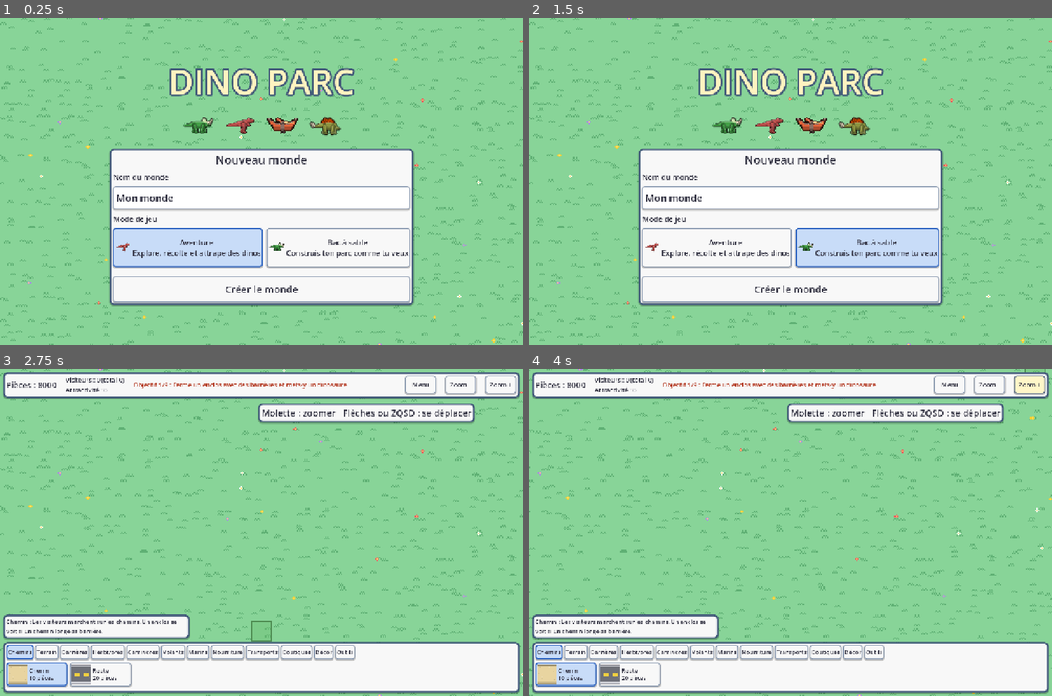
Above: before the commit, frames 1-4 (two rows, left to right).
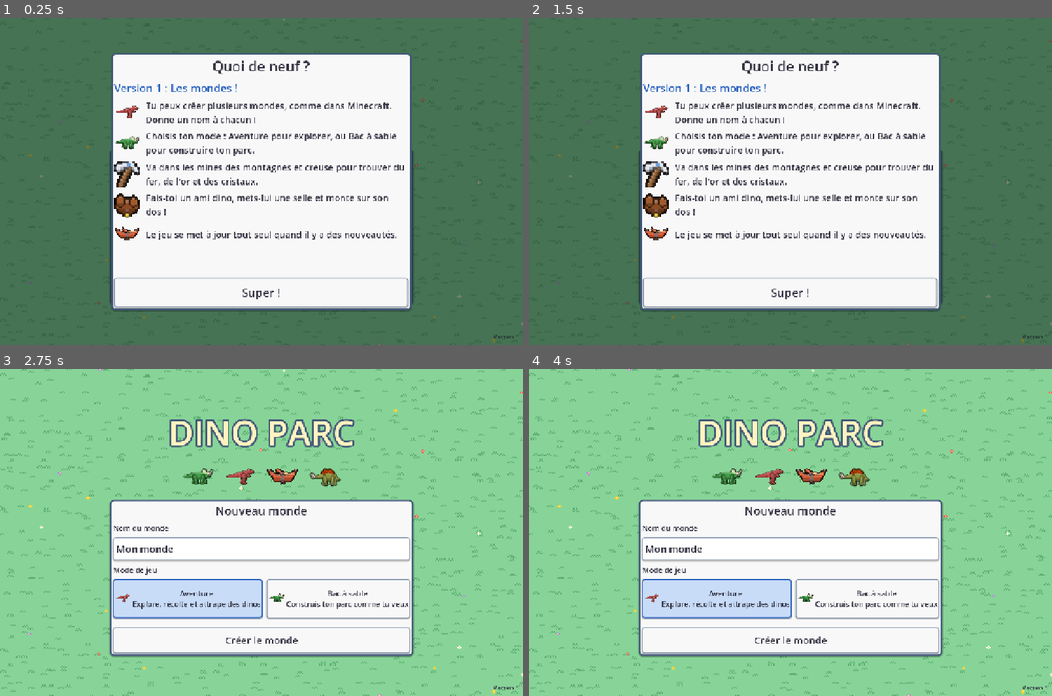
Above: after the commit, the same moments.

Repository: kevindjf/dino-parc
Game: Godot game, scene res://main.tscn
Same seed, same stepped clock (60 frames per second), same inputs: the game is played once before the commit and once after it.
Inputs (mouse positions are in pixels of both pictures, inside the frame that each line leads up to):
- Up to frame 1 (0.25 s): no input
- Up to frame 2 (1.5 s): click "Aventure Explore, récolte et …" at 0.5 s; click "Bac à sable Construis ton par…" at 1.25 s
- Up to frame 3 (2.75 s): click "Créer le monde" at 2 s
- Up to frame 4 (4 s): click (989, 385) at 2.75 s, where only the run before the commit has a clickable "Zoom −"; click (1031, 385) at 3.5 s, where only the run before the commit has a clickable "Zoom +"

The runs differ from the first frame. In frame 1, 82% of the frame differs, in the area x 0-100%, y 0-100%; in frame 2, 82%; in frame 3, 54%; in frame 4, 57%.

Commit message:
feat: add kid-friendly news screen and version number
Co-Authored-By: Claude Opus 5.5 (1M context) <noreply@anthropic.com>

Diff:
--- /dev/null
+++ b/scripts/news.gd
@@ -0,0 +1,41 @@
+extends RefCounted
+
+# What's new in the game, written for children: short sentences, one picture each.
+# The first entry is the current version of the game. Before publishing a new version,
+# add an entry on top with the next number: the title screen shows it once on every device,
+# and the "Nouveautés" button shows them all again.
+# Pictures: any id of items.gd ("wood", "pickaxe_iron", ...) or "dino:<species>".
+
+const ENTRIES := [
+	{
+		"version": 1,
+		"title": "Les mondes !",
+		"items": [
+			["dino:trex", "Tu peux créer plusieurs mondes, comme dans Minecraft. Donne un nom à chacun !"],
+			["dino:triceratops", "Choisis ton mode : Aventure pour explorer, ou Bac à sable pour construire ton parc."],
+			["pickaxe_iron", "Va dans les mines des montagnes et creuse pour trouver du fer, de l'or et des cristaux."],
+			["saddle", "Fais-toi un ami dino, mets-lui une selle et monte sur son dos !"],
+			["dino:pteranodon", "Le jeu se met à jour tout seul quand il y a des nouveautés."],
+		],
+	},
+]
+const SEEN_FILE := "user://news.json"
+
+
+static func version() -> int:
+	return ENTRIES[0].version
+
+
+# The entries not seen yet on this device, the newest first.
+static func unseen() -> Array:
+	var seen := 0
+	var data = JSON.parse_string(FileAccess.get_file_as_string(SEEN_FILE)) if FileAccess.file_exists(SEEN_FILE) else null
+	if data is Dictionary:
+		seen = int(data.get("seen", 0))
+	return ENTRIES.filter(func(entry: Dictionary) -> bool: return entry.version > seen)
+
+
+static func mark_seen() -> void:
+	var file := FileAccess.open(SEEN_FILE, FileAccess.WRITE)
+	if file != null:
+		file.store_string(JSON.stringify({"seen": version()}))
--- a/scripts/title.gd
+++ b/scripts/title.gd
@@ -8,6 +8,7 @@
 const Hud := preload("res://scripts/hud.gd")
 const Art := preload("res://scripts/art.gd")
 const Worlds := preload("res://scripts/worlds.gd")
+const News := preload("res://scripts/news.gd")
 
 const MODE_TEXT := {
 	"adventure": "Explore, récolte et attrape des dinos",
@@ -15,12 +16,13 @@
 }
 const MODE_ICON := {"adventure": "dino:trex", "creative": "dino:triceratops"}
 
+var root: Control
 var page: VBoxContainer  # the part under the title, replaced when going from one screen to another
 
 
 func _ready() -> void:
 	layer = 3
-	var root := Control.new()
+	root = Control.new()
 	root.set_anchors_preset(Control.PRESET_FULL_RECT)
 	root.theme = Hud.make_theme()
 	add_child(root)
@@ -54,6 +56,11 @@
 		_show_create()
 	else:
 		_show_list()
+	var version := _label(root, "Version %d" % News.version(), 14)
+	version.set_anchors_and_offsets_preset(Control.PRESET_BOTTOM_RIGHT, Control.PRESET_MODE_MINSIZE, 10)
+	var unseen := News.unseen()
+	if not unseen.is_empty():
+		_show_news(unseen)
 	_check_for_update()
 
 
@@ -106,8 +113,13 @@
 		play.text = "  %s\n  %s · %s" % [info.name, Worlds.MODES[info.mode], Worlds.played_text(info)]
 		var remove := _button(row, "Supprimer", 16, func() -> void: _show_delete(info))
 		remove.custom_minimum_size = Vector2(110, 84)
-	var create := _button(page, "Créer un nouveau monde", 26, _show_create)
+	var buttons := HBoxContainer.new()
+	buttons.add_theme_constant_override("separation", 8)
+	page.add_child(buttons)
+	var create := _button(buttons, "Créer un nouveau monde", 26, _show_create)
 	create.custom_minimum_size.y = 72
+	create.size_flags_horizontal = Control.SIZE_EXPAND_FILL
+	_button(buttons, "Nouveautés", 20, func() -> void: _show_news(News.ENTRIES)).custom_minimum_size = Vector2(160, 72)
 
 
 # Name the world, choose its mode and its settings.
@@ -196,6 +208,53 @@
 					button.custom_minimum_size.y = 52
 
 
+# What's new, over the title screen: a big picture and a short sentence for each novelty.
+func _show_news(entries: Array) -> void:
+	var shade := ColorRect.new()
+	shade.color = Color(0.1, 0.2, 0.15, 0.6)
+	shade.set_anchors_preset(Control.PRESET_FULL_RECT)
+	root.add_child(shade)
+	var panel := PanelContainer.new()
+	panel.set_anchors_preset(Control.PRESET_CENTER)
+	panel.grow_horizontal = Control.GROW_DIRECTION_BOTH
+	panel.grow_vertical = Control.GROW_DIRECTION_BOTH
+	shade.add_child(panel)
+	var box := VBoxContainer.new()
+	box.add_theme_constant_override("separation", 12)
+	panel.add_child(box)
+	var heading := _label(box, "Quoi de neuf ?", 34)
+	heading.horizontal_alignment = HORIZONTAL_ALIGNMENT_CENTER
+	var scroll := ScrollContainer.new()
+	scroll.custom_minimum_size = Vector2(720, 470)
+	scroll.horizontal_scroll_mode = ScrollContainer.SCROLL_MODE_DISABLED
+	box.add_child(scroll)
+	var lines := VBoxContainer.new()
+	lines.size_flags_horizontal = Control.SIZE_EXPAND_FILL
+	lines.add_theme_constant_override("separation", 10)
+	scroll.add_child(lines)
+	for entry in entries:
+		var title := _label(lines, "Version %d : %s" % [entry.version, entry.title], 26)
+		title.add_theme_color_override("font_color", Color("2860c0"))
+		for item in entry.items:
+			var row := HBoxContainer.new()
+			row.add_theme_constant_override("separation", 14)
+			lines.add_child(row)
+			var picture := TextureRect.new()
+			picture.texture = Art.bag_icon(item[0])
+			picture.custom_minimum_size = Vector2(64, 64)
+			picture.expand_mode = TextureRect.EXPAND_IGNORE_SIZE
+			picture.stretch_mode = TextureRect.STRETCH_KEEP_ASPECT_CENTERED
+			row.add_child(picture)
+			var text := _label(row, item[1], 22)
+			text.autowrap_mode = TextServer.AUTOWRAP_WORD_SMART
+			text.size_flags_horizontal = Control.SIZE_EXPAND_FILL
+			text.vertical_alignment = VERTICAL_ALIGNMENT_CENTER
+	var close := _button(box, "Super !", 28, func() -> void:
+		News.mark_seen()
+		shade.queue_free())
+	close.custom_minimum_size.y = 72
+
+
 func _show_delete(info: Dictionary) -> void:
 	_clear_page()
 	var panel := PanelContainer.new()
Not shown, added: CLAUDE.md
Not shown, changed: README.md
